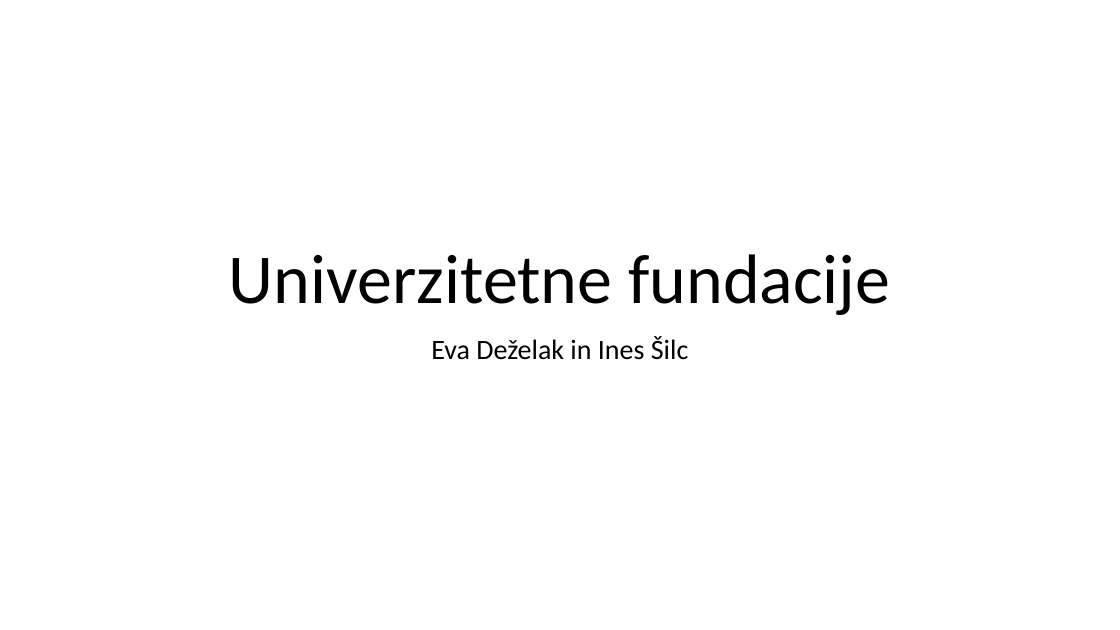
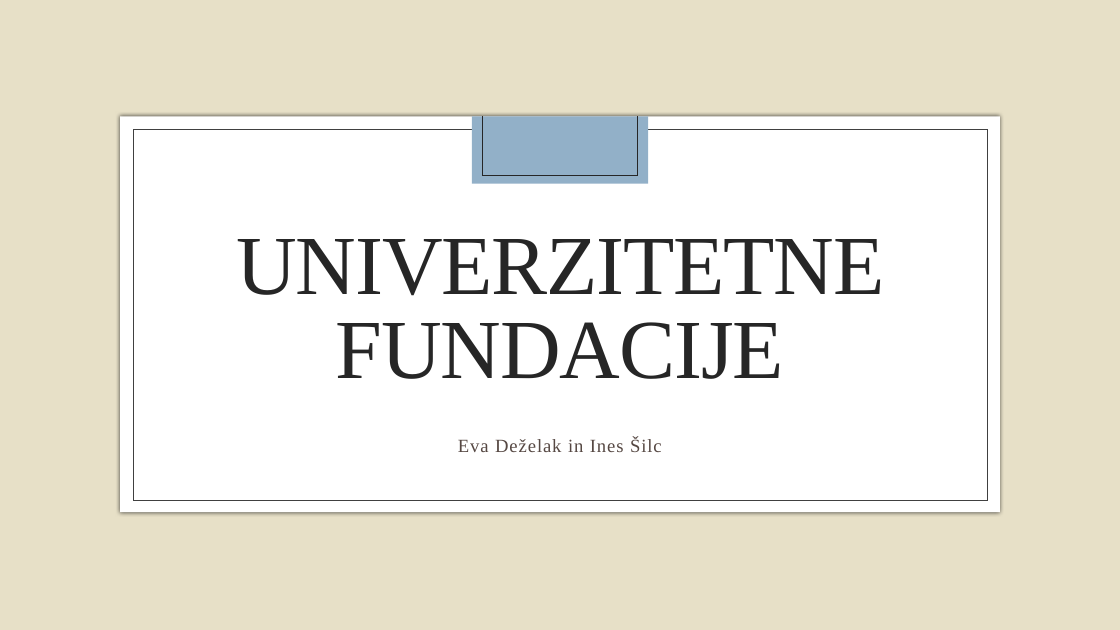
Before and after one commit to ines-silc/FTI-Seminarska-naloga, a slide deck: slide 1 of prosojnice.pptx. Drawn at 1120x630 pixels with LibreOffice and Linux fonts; fonts in the diff are those of the drawing; background and template pictures are left out. Boxes give left, top, right and bottom in pixels: in the first picture for what was removed or moved away, otherwise in the second. Text is boxed around its words. In the diff, an @@ line names an element or a change of style, - is before the commit and + after.

```diff
--- a/prosojnice.pptx
+++ b/prosojnice.pptx
@@ background #FFFFFF to picture (left out) @@
@@ rectangle added at [120, 117, 1000, 513], fill #FFFFFF @@
@@ rectangle added at [472, 117, 649, 184], fill #92B0C8 @@
@@ line added from (482, 117) to (482, 176), #262626 0.5 pt @@
@@ line added from (638, 117) to (638, 176), #262626 0.5 pt @@
@@ rectangle added at [133, 129, 987, 500], outline #404040 0.5 pt @@
@@ line added from (482, 176) to (638, 176), #262626 0.5 pt @@
@@ title "UNIVERZITETNE FUNDACIJE" at [236, 239, 884, 379]: vertical alignment bottom to middle @@
@@ title at [236, 239, 884, 379]: text changed; size 60 to 72 pt; font Calibri to Times New Roman; text colour #000000 to #262626 @@
-Univerzitetne fundacije
+UNIVERZITETNE FUNDACIJE
@@ subtitle "Eva Deželak in Ines Šilc": place and size @@
-subtitle "Eva Deželak in Ines Šilc" at [431, 336, 689, 360]
+subtitle "Eva Deželak in Ines Šilc" at [458, 438, 662, 452]
@@ subtitle "Eva Deželak in Ines Šilc" at [458, 438, 662, 452]: size 24 to 16 pt, font Calibri to Times New Roman, text colour #000000 to #564843, letter spacing 0 to 0.8 pt; line spacing 0.9 to 1; less space between paragraphs @@
```
Also in this commit, not shown: 5 other slides changed, 5 slides added.
